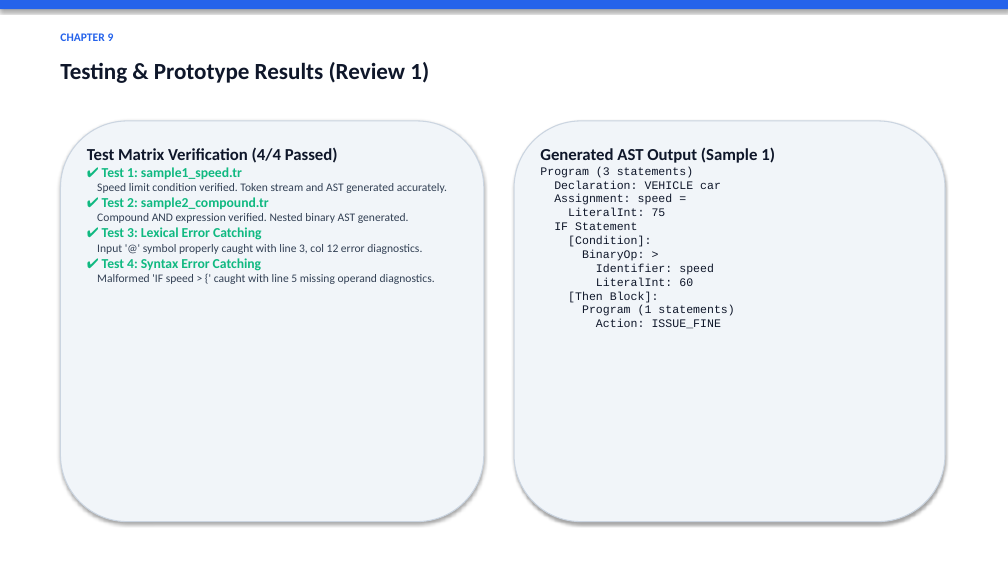
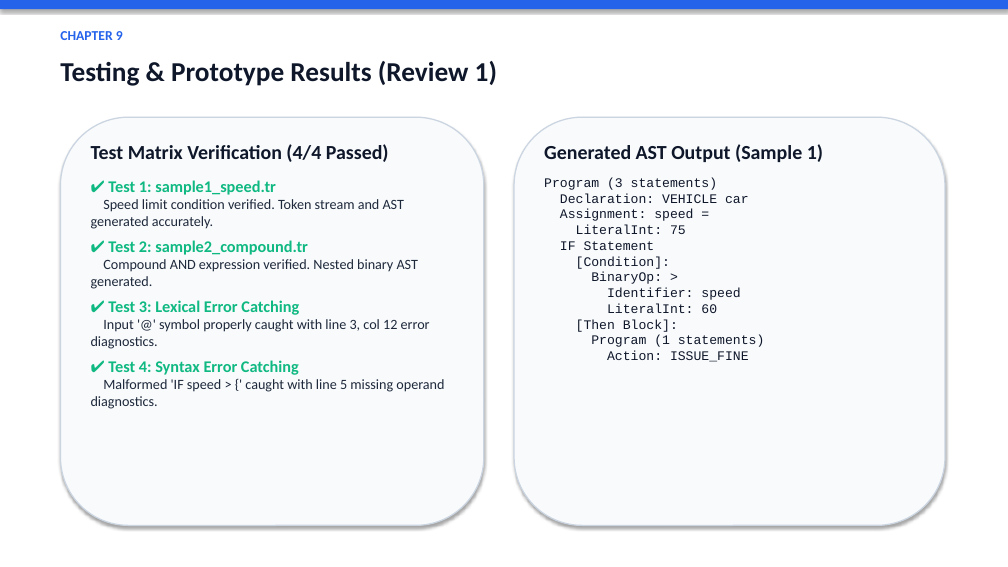
Before and after one commit to 71percentbanana/MQL, a slide deck: slide 11 of TrafficRule_Presentation.pptx (slide 10 before the commit). Drawn at 1008x567 pixels with LibreOffice and Linux fonts; fonts in the diff are those of the drawing. Boxes give left, top, right and bottom in pixels: in the first picture for what was removed or moved away, otherwise in the second. Text is boxed around its words. In the diff, an @@ line names an element or a change of style, - is before the commit and + after.

Commit message:
Update presentation with larger text, complete architecture flowchart, and 9-module final design

```diff
--- a/TrafficRule_Presentation.pptx
+++ b/TrafficRule_Presentation.pptx
@@ text "CHAPTER 9" at bbox=[60, 31, 123, 40]: size 11 to 13 pt @@
@@ text "Testing & Prototype Results (Review ..." at bbox=[60, 61, 497, 86]: size 22 to 26 pt @@
@@ rounded rectangle at bbox=[60, 117, 484, 526]: fill #F1F5F9 to #F8FAFC; outline #CBD5E1 1 pt to #CBD5E1 1.2 pt @@
@@ rounded rectangle: place and size @@
-rounded rectangle at bbox=[60, 121, 484, 522]
+rounded rectangle at bbox=[60, 117, 484, 526]
@@ rounded rectangle: place and size @@
-rounded rectangle at bbox=[514, 121, 945, 522]
+rounded rectangle at bbox=[514, 117, 945, 526]
@@ rounded rectangle at bbox=[514, 117, 945, 526]: fill #F1F5F9 to #F8FAFC; outline #CBD5E1 1 pt to #CBD5E1 1.2 pt @@
@@ text "Test Matrix Verification (4/4 Passed)" at bbox=[91, 144, 444, 409]: size 16 to 19 pt in "Test Matrix Verification (4/4 Passed)"; size 13 to 15.5 pt in "✔ Test 1: sample1_speed.tr", "✔ Test 2: sample2_compound.tr", "✔ Test 3: Lexical Error Catching", "✔ Test 4: Syntax Error Catching"; size 11 to 13.5 pt, text colour #334155 to #1E293B in "Speed limit condition verified. Token stream and ...", "Compound AND expression verified. Nested binary AST ...", "Input '@' symbol properly caught with line ...", "Malformed 'IF speed > {' caught with ..."; more space between paragraphs @@
@@ text "Generated AST Output (Sample 1)" at bbox=[544, 144, 823, 362]: size 16 to 19 pt in "Generated AST Output (Sample 1)"; size 11 to 12.5 pt in "Program (3 statements) Declaration: VEHICLE car Assignment: ..."; more space between paragraphs @@
```
Also in this commit, not shown: 11 other slides changed, 2 slides added, 2 slides removed, 1 other file.
